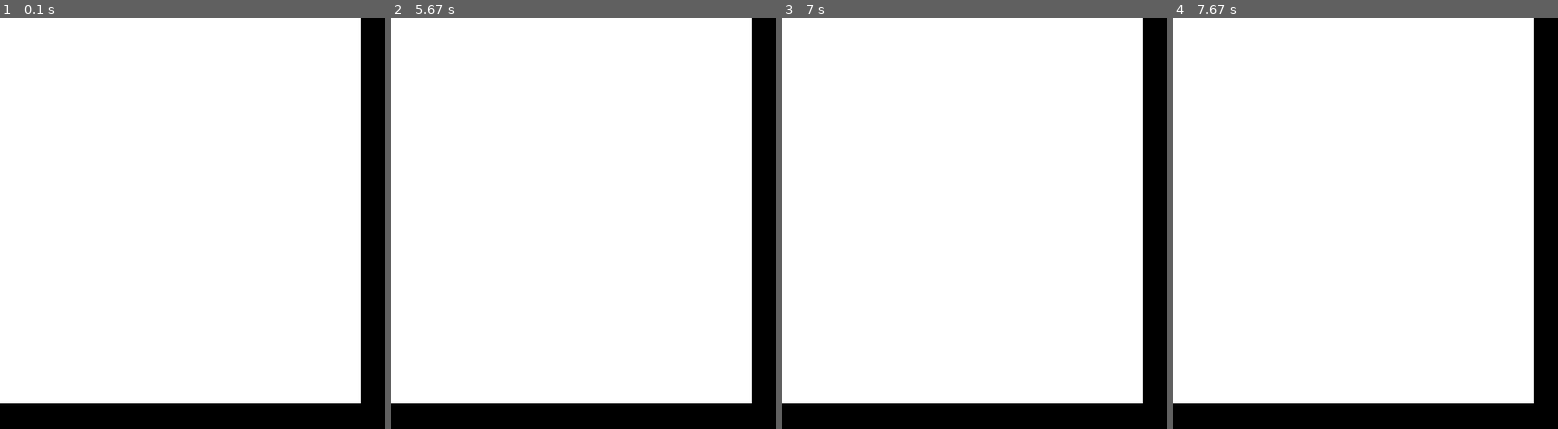
Above: before the commit, frames 1-4 (left to right).
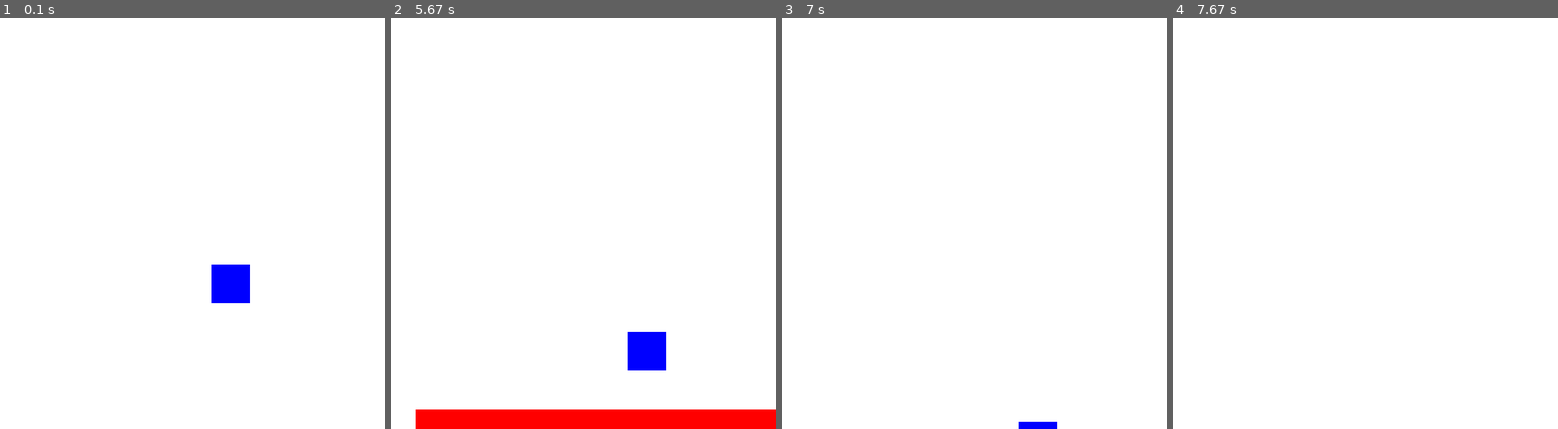
Above: after the commit, the same moments.

Repository: AchoDev/Lumina-Engine
Game: pygame game, started from test2.py
Two runs of this game, one before a commit and one after it. Both use one fixed random seed, a clock stepped at 60 frames per second and the inputs below.
Inputs:
- Up to frame 1 (0.1 s): no input
- Up to frame 2 (5.67 s): tap E at 0.33 s; hold Right 0.67-1.13 s; hold Up 1.17-1.63 s; hold Left 2.17-2.7 s; hold Down 2.73-3.2 s; tap R at 4.23 s; hold Down from 5.23 s (still down)
- Up to frame 3 (7 s): release Down at 5.7 s; hold Left 5.73-6.2 s; hold Right 6.23-6.7 s; hold Up from 6.73 s (still down)
- Up to frame 4 (7.67 s): release Up at 7.03 s

The runs differ from the first frame. In frame 1, 13% of the frame differs, in the area x 0-100%, y 0-100%; in frame 2, 13%; in frame 3, 12%; in frame 4, 12%.

Commit message:
better positions and cam working

Diff:
--- a/Scene.py
+++ b/Scene.py
@@ -91,18 +91,25 @@
             object.update()
 
 
-        WIN.fill((0, 0, 0))
-        WIN.draw_one(Square(
-            -self.camera.transform.x,
-            -self.camera.transform.y,
-            self.camera.transform.width * self.camera.orthographic_size,
-            self.camera.transform.height * self.camera.orthographic_size,
-            self.background_color),
-            self.camera)
+        WIN.fill(self.background_color)
+        # WIN.draw_one(Square(
+        #     self.camera.transform.x,
+        #     self.camera.transform.y,
+        #     self.camera.orthographic_size,
+        #     self.camera.orthographic_size,
+        #     self.background_color),
+        #     self.camera)
 
         self.update_dimensions()
 
+        self.camera.original_transform.set(self.camera.transform)
+
+        self.camera.transform.x += self.camera.orthographic_size / 2
+        self.camera.transform.y += self.camera.orthographic_size / 2
+
         WIN.draw_many(self.objects, self.camera)
+
+        self.camera.transform.set(self.camera.original_transform)
 
         if self.debug_mode:
             self.debug_window.draw()
--- a/cls/Camera.py
+++ b/cls/Camera.py
@@ -1,10 +1,12 @@
 
 from .GameObject import GameObject
+from components.Transform import Transform
 
 class Camera(GameObject):
     def __init__(self, xPos, yPos, width, height):
         super().__init__(xPos, yPos, width, height)
         self.orthographic_size = 10
+        self.original_transform = Transform(xPos, yPos, width, height)
 
     def change_ortho(self, value):
         self.orthographic_size = value
--- a/cls/GameObject.py
+++ b/cls/GameObject.py
@@ -14,7 +14,6 @@
         self.children = []
         self.components = []
         self.transform = self.add_component(Transform(xPos, yPos, width, height))
-        self.transform = self.get_transform()
 
 
     def attach_animation(self, animation):
--- a/cls/Window.py
+++ b/cls/Window.py
@@ -33,11 +33,15 @@
 
     def draw_one(self, obj, camera):
 
+
+
         if(obj == camera): return
 
 
         self.current_camera = camera
-        window_ratio.change(self.width / self.height / self.current_camera.orthographic_size)
+        window_ratio.change(self.width / self.current_camera.orthographic_size)
+
+
 
         ratio = window_ratio.value # l + ratio
 
@@ -54,6 +58,9 @@
         obj_tf.x += self.current_camera.transform.x
         obj_tf.y += self.current_camera.transform.y
 
+        obj_tf.x -= obj_tf.width / 2
+        obj_tf.y -= obj_tf.height / 2
+#
         obj_tf.x *= ratio
         obj_tf.y *= ratio
 
@@ -61,6 +68,11 @@
         obj_tf.height *= ratio
 
         obj.draw(self)
+
+        obj.transform.width = 0.5
+        obj.transform.height = 0.2
+
+        self.draw_rect(obj, (255, 255, 0))
 
         obj.transform.set(ot)
 
--- a/test2.py
+++ b/test2.py
@@ -9,7 +9,7 @@
 b = scene.add_object(Square(1, 1, 1, 1, blue))
 b.add_component(Rigidbody(b, False))
 
-b2 = scene.add_object(Square(0, 10, 10, 1, black))
+b2 = scene.add_object(Square(0, 10, 10, 1, red))
 b2.add_component(Rigidbody(b2, True))
 
 
@@ -29,29 +29,41 @@
 
 while True:
 
-    # if(scale_up.check()): scene.camera.orthographic_size += 0.1
-    # if(scale_down.check()): scene.camera.orthographic_size -= 0.1
+    def print_info():
+        print(scene.camera.orthographic_size)
+        print(scene.camera.transform.get_position())
+        print(b2.transform.get_position())
 
-    # if(movement_events[0].check()): scene.camera.transform.x += 0.1
-    # if(movement_events[1].check()): scene.camera.transform.x -= 0.1
-
-    # if(movement_events[2].check()): scene.camera.transform.y += 0.1
-    # if(movement_events[3].check()): scene.camera.transform.y -= 0.1
+        print("")
 
     if(get_key('right')):
-        scene.camera.transform.x -= 5 * delta_time.DELTA_TIME
+        scene.camera.transform.x -= 20 * delta_time.DELTA_TIME * (scene.camera.orthographic_size / 20)
+        print_info()
+
     if(get_key('left')):
-        scene.camera.transform.x += 5 * delta_time.DELTA_TIME
+        scene.camera.transform.x += 20 * delta_time.DELTA_TIME * (scene.camera.orthographic_size / 20)
+        print_info()
+
     if(get_key('up')):
-        scene.camera.transform.y += 5 * delta_time.DELTA_TIME
+        scene.camera.transform.y += 20 * delta_time.DELTA_TIME * (scene.camera.orthographic_size / 20)
+        print_info()
+
     if(get_key('down')):
-        scene.camera.transform.y -= 5 * delta_time.DELTA_TIME
+        scene.camera.transform.y -= 20 * delta_time.DELTA_TIME * (scene.camera.orthographic_size / 20)
+        print_info()
 
     if(get_key('e')):
         scene.camera.orthographic_size *= 0.99
+        print_info()
+
+
     if(get_key('r')):
         scene.camera.orthographic_size /= 0.99
+        print_info()
 
-    print(scene.camera.orthographic_size)
+
+    if(get_key('a')):
+        rb: Rigidbody = b2.get_component("Rigidbody")
+        rb.add_force(10)
 
     scene.load()
--- /dev/null
+++ b/test3.py
@@ -0,0 +1,23 @@
+
+from __init__ import * # LUMINA ENGINE IMPORT
+
+init((800, 800))
+
+scene = Scene('main screen')
+
+box = scene.add_object(Square(0, 0, 1, 1, blue))
+box.add_component(Rigidbody(box, False))
+
+# BOX2d physics support
+# DOESNT WORK RIGHT NOW :(
+
+ground = scene.add_object(Square(0, -1, 5, 1, red))
+ground.add_component(Rigidbody(ground, True))
+
+while True:
+    scene.load()
+
+    if(get_key("up")): scene.camera.transform.y += 0.01
+    if(get_key("down")): scene.camera.transform.y -= 0.01
+    if(get_key("right")): scene.camera.transform.x -= 0.01
+    if(get_key("left")): scene.camera.transform.x += 0.01
